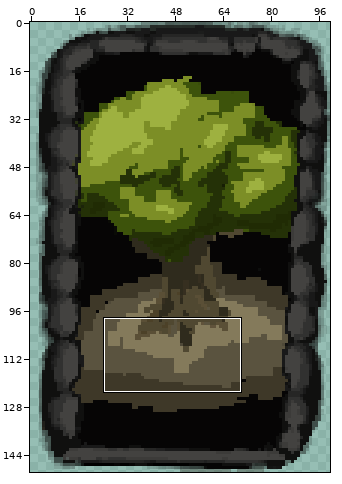
Two states of a sprite sheet, assets/Base_Bg4.png. The first picture is a wide view before the edit; the outline marks the close-up.
Close-up. Old version:
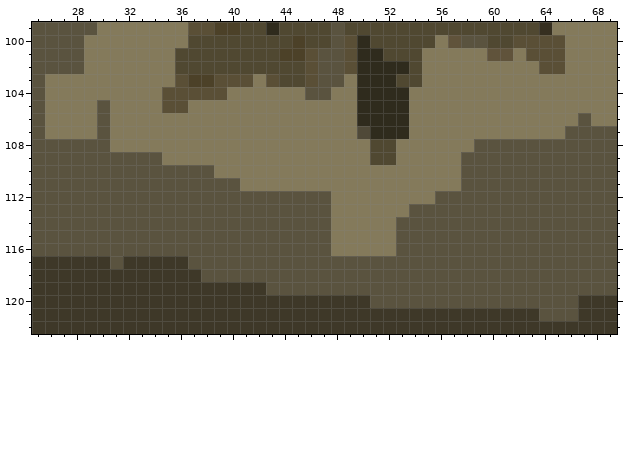
The file is 100x150 pixels. Pixels under 10% opacity are left out. Colours within 5 levels of each other are drawn and written as one. Shown: x 25..69, y 99..122.
Once edited:
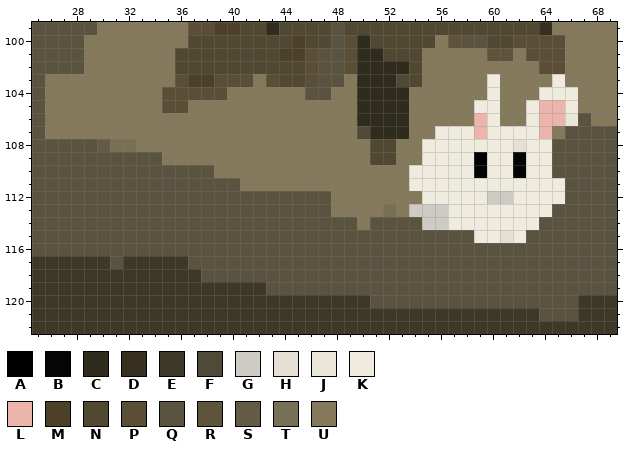
Palette (. is transparent): A #000000  B #060505  C #2f2b1d  D #362f20  E #3e3828  F #4f4938  G #cecbc4  H #e5e0d3  J #eae6d8  K #efebde  L #ebb5ab  M #4c4128  N #504831  P #5a4f36  Q #5a533f  R #60533b  S #645b46  T #787054  U #847a5b
The edit:
@@ x 25..69 @@
 102 QQQQUUUUUUUNNNNNNNNNNPQQPCCCCNUUUUUUUUUPPUUUU
-103 QUUUUUUUUUUPMMPPPUPNNPQQUCCCNNUUUUUUUUUUUUUUU
-104 QUUUUUUUUUPPPPPUUUUUUQQUUCCCCUUUUUUUUUUUUUUUU
-105 QUUUUQUUUUPPUUUUUUUUUUUUUCCCCUUUUUUUUUUUUUUUU
-106 QUUUUQUUUUUUUUUUUUUUUUUUUCCCCUUUUUUUUUUUUUQUU
-107 QUUUUQUUUUUUUUUUUUUUUUUUUFCCCUUUUUUUUUUUUQQQQ
-108 QQQQQQUUUUUUUUUUUUUUUUUUUUNNUUUUUUQQQQQQQQQQQ
-109 QQQQQQQQQQUUUUUUUUUUUUUUUUNNUUUUUQQQQQQQQQQQQ
-110 QQQQQQQQQQQQQQUUUUUUUUUUUUUUUUUUUQQQQQQQQQQQQ
-111 QQQQQQQQQQQQQQQQUUUUUUUUUUUUUUUUUQQQQQQQQQQQQ
-112 QQQQQQQQQQQQQQQQQQQQQQQUUUUUUUUQQQQQQQQQQQQQQ
-113 QQQQQQQQQQQQQQQQQQQQQQQUUUUUUQQQQQQQQQQQQQQQQ
-114 QQQQQQQQQQQQQQQQQQQQQQQUUUUUQQQQQQQQQQQQQQQQQ
-115 QQQQQQQQQQQQQQQQQQQQQQQUUUUUQQQQQQQQQQQQQQQQQ
-116 QQQQQQQQQQQQQQQQQQQQQQQUUUUUQQQQQQQQQQQQQQQQQ
+103 QUUUUUUUUUUPMMPPPUPNNPQQUCCCNNUUUUUKUUUUKUUUU
+104 QUUUUUUUUUPPPPPUUUUUUQQUUCCCCUUUUUUKUUUKKKUUU
+105 QUUUUUUUUUPPUUUUUUUUUUUUUCCCCUUUUUKKUUKLLKUUU
+106 QUUUUUUUUUUUUUUUUUUUUUUUUCCCCUUUUULKUUKLLJQUU
+107 QUUUUUUUUUUUUUUUUUUUUUUUUFCCCUUKKKLKKKKLUQQQQ
+108 QQQQQSTTUUUUUUUUUUUUUUUUUUNNUUKKKKKKKHKKQQQQQ
+109 QQQQQQQQQQUUUUUUUUUUUUUUUUNNUUKKKKAKKBKKQQQQQ
+110 QQQQQQQQQQQQQQUUUUUUUUUUUUUUUKKKKKBKKBKKQQQQQ
+111 QQQQQQQQQQQQQQQQUUUUUUUUUUUUUKKKKKKKKKKKKQQQQ
+112 QQQQQQQQQQQQQQQQQQQQQQQUUUUUUUKKKKKGGKKKKQQQQ
+113 QQQQQQQQQQQQQQQQQQQQQQQUUUUTUGGGKKKKKKKKQQQQQ
+114 QQQQQQQQQQQQQQQQQQQQQQQQQUQQQQGGKKKKKKKQQQQQQ
+115 QQQQQQQQQQQQQQQQQQQQQQQQQQQQQQQQQQKKHKQQQQQQQ
+116 QQQQQQQQQQQQQQQQQQQQQQQQQQQQQQQQQQQQQQQQQQQQQ
 117 EEEEEEQEEEEEQQQQQQQQQQQQQQQQQQQQQQQQQQQQQQQQQ
